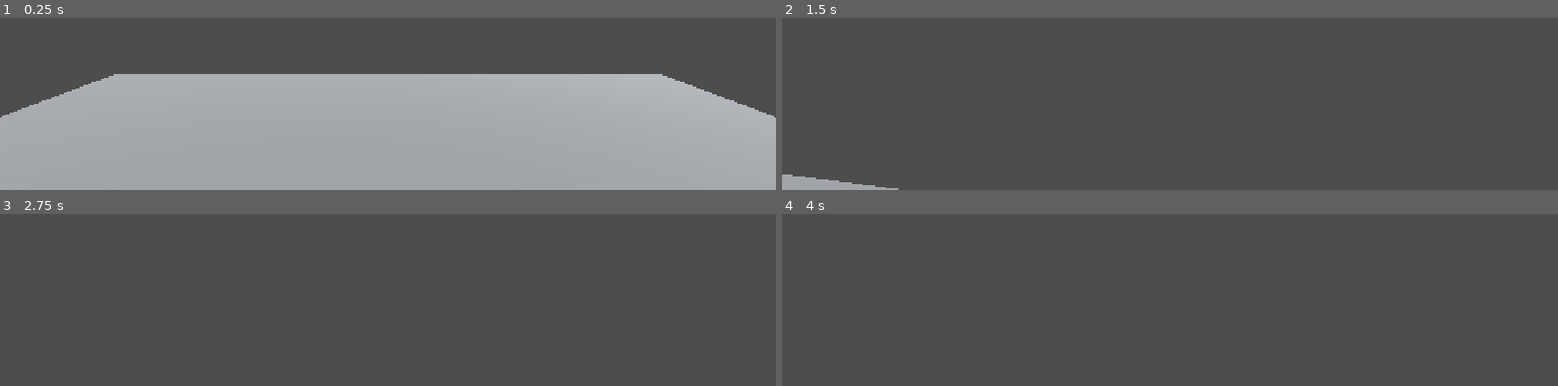
Above: before the commit, frames 1-4 (two rows, left to right).
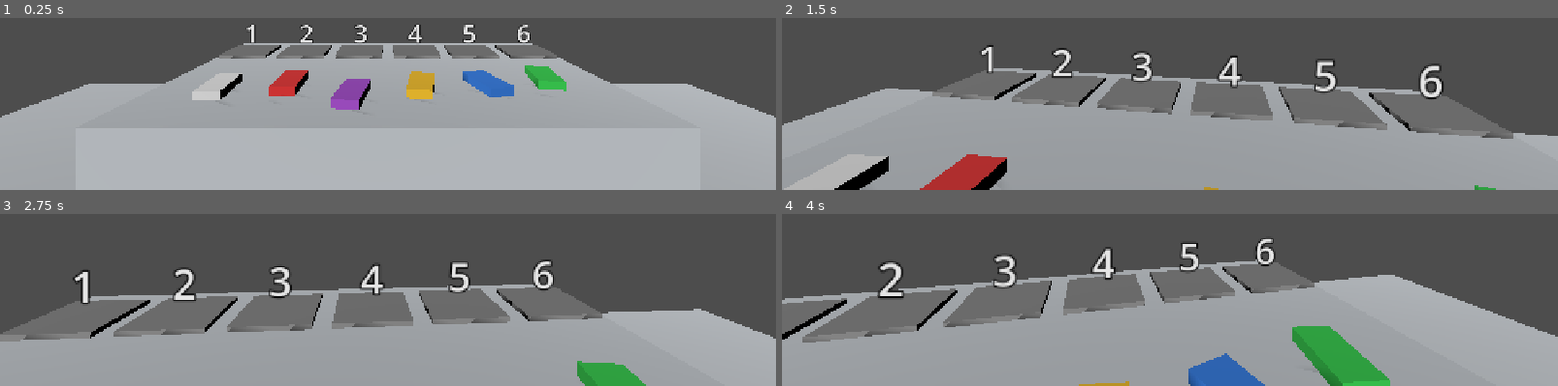
Above: after the commit, the same moments.

Repository: orangegaoyang/scrub-nurse
Game: Godot game, scene res://scenes/main.tscn
Same seed, same stepped clock (60 frames per second), same inputs: the game is played once before the commit and once after it.
Inputs (mouse positions are in pixels of both pictures, inside the frame that each line leads up to):
- Up to frame 1 (0.25 s): no input
- Up to frame 2 (1.5 s): tap Enter at 0.5 s; move the mouse to (outside the picture) at 0.52 s; press the mouse at (outside the picture) at 0.53 s; hold W (move_forward) from 0.53 s (still down); move the mouse to (outside the picture) at 1.27 s; release the mouse at (outside the picture) at 1.28 s; click (outside the picture) at 1.35 s
- Up to frame 3 (2.75 s): keep holding W (move_forward); tap Space at 2 s; move the mouse to (outside the picture) at 2.02 s; press the mouse at (outside the picture) at 2.03 s
- Up to frame 4 (4 s): keep holding W (move_forward); tap Enter at 2.75 s; move the mouse to (outside the picture) at 2.77 s; release the mouse at (outside the picture) at 2.78 s; click (outside the picture) at 2.85 s; tap Space at 3.5 s; move the mouse to (outside the picture) at 3.52 s; press the mouse at (outside the picture) at 3.53 s

The runs differ from the first frame. In frame 1, 13% of the frame differs, in the area x 11-89%, y 3-57%; in frame 2, 58%; in frame 3, 51%; in frame 4, 60%, in the area x 0-100%, y 14-100%.

Commit message:
Phase 1-2: first-person controls, instrument table, pickup/place
- Player controller: mouse look, pointer lock, WASD, interaction ray, hold point
- Instrument table with 6 slots + tray parent (spawns from procedure data)
- Instrument scene (box mesh + label) with state machine (IN_TRAY/HELD/IN_SLOT)
- TableSlot with correctness check and green/red feedback
- PickupSystem: grab from tray -> attach to hold point -> place in slot
- Prep completion auto-transitions to COUNTDOWN phase

Diff:
--- /dev/null
+++ b/scenes/instrument.tscn
@@ -0,0 +1,28 @@
+[gd_scene load_steps=4 format=3]
+
+[ext_resource type="Script" path="res://scripts/instrument.gd" id="1_inst"]
+
+[sub_resource type="BoxShape3D" id="BoxShape3D_body"]
+size = Vector3(0.12, 0.04, 0.25)
+
+[sub_resource type="BoxMesh" id="BoxMesh_body"]
+size = Vector3(0.12, 0.04, 0.25)
+
+[node name="Instrument" type="RigidBody3D"]
+collision_layer = 1
+collision_mask = 1
+script = ExtResource("1_inst")
+
+[node name="CollisionShape3D" type="CollisionShape3D" parent="."]
+shape = SubResource("BoxShape3D_body")
+
+[node name="MeshInstance3D" type="MeshInstance3D" parent="."]
+mesh = SubResource("BoxMesh_body")
+
+[node name="NameLabel" type="Label3D" parent="."]
+transform = Transform3D(1, 0, 0, 0, 1, 0, 0, 0, 1, 0, 0.1, 0)
+billboard = 1
+text = "器械"
+font_size = 40
+outline_size = 6
+modulate = Color(1, 1, 1, 1)
--- /dev/null
+++ b/scenes/instrument_table.tscn
@@ -0,0 +1,26 @@
+[gd_scene load_steps=4 format=3]
+
+[sub_resource type="BoxShape3D" id="BoxShape3D_table"]
+size = Vector3(2.4, 0.9, 1.4)
+
+[sub_resource type="BoxMesh" id="BoxMesh_table"]
+size = Vector3(2.4, 0.9, 1.4)
+
+[sub_resource type="StandardMaterial3D" id="Mat_table"]
+albedo_color = Color(0.78, 0.80, 0.82, 1)
+
+[node name="Table" type="StaticBody3D"]
+transform = Transform3D(1, 0, 0, 0, 1, 0, 0, 0, 1, 0, 0.45, -0.7)
+
+[node name="MeshInstance3D" type="MeshInstance3D" parent="."]
+mesh = SubResource("BoxMesh_table")
+material_override = SubResource("Mat_table")
+
+[node name="CollisionShape3D" type="CollisionShape3D" parent="."]
+shape = SubResource("BoxShape3D_table")
+
+[node name="SlotsParent" type="Node3D" parent="."]
+transform = Transform3D(1, 0, 0, 0, 1, 0, 0, 0, 1, 0, 0.48, -0.4)
+
+[node name="TrayParent" type="Node3D" parent="."]
+transform = Transform3D(1, 0, 0, 0, 1, 0, 0, 0, 1, 0, 0.48, 0.4)
--- a/scenes/main.tscn
+++ b/scenes/main.tscn
@@ -1,7 +1,9 @@
-[gd_scene load_steps=6 format=3]
+[gd_scene load_steps=8 format=3]
 
 [ext_resource type="Script" path="res://scripts/main.gd" id="1_main"]
 [ext_resource type="PackedScene" path="res://scenes/player.tscn" id="2_player"]
+[ext_resource type="PackedScene" path="res://scenes/instrument_table.tscn" id="3_table"]
+[ext_resource type="Script" path="res://scripts/pickup_system.gd" id="4_pickup"]
 
 [sub_resource type="BoxShape3D" id="BoxShape3D_floor"]
 size = Vector3(8, 0.2, 6)
@@ -30,5 +32,10 @@
 [node name="FloorCollision" type="CollisionShape3D" parent="Floor"]
 shape = SubResource("BoxShape3D_floor")
 
+[node name="Table" parent="." instance=ExtResource("3_table")]
+
 [node name="Player" parent="." instance=ExtResource("2_player")]
-transform = Transform3D(1, 0, 0, 0, 1, 0, 0, 0, 1, 0, 0, 1.6)
+transform = Transform3D(1, 0, 0, 0, 1, 0, 0, 0, 1, 0, 0, 1.2)
+
+[node name="PickupSystem" type="Node" parent="."]
+script = ExtResource("4_pickup")
--- a/scenes/player.tscn
+++ b/scenes/player.tscn
@@ -18,6 +18,9 @@
 fov = 70.0
 
 [node name="InteractionRay" type="RayCast3D" parent="Camera3D"]
-target_position = Vector3(0, 0, -2.5)
+target_position = Vector3(0, 0, -3.0)
 collide_with_areas = true
 collide_with_bodies = true
+
+[node name="HoldPoint" type="Marker3D" parent="Camera3D"]
+transform = Transform3D(1, 0, 0, 0, 1, 0, 0, 0, 1, 0, -0.3, -0.7)
--- /dev/null
+++ b/scenes/table_slot.tscn
@@ -0,0 +1,29 @@
+[gd_scene load_steps=4 format=3]
+
+[ext_resource type="Script" path="res://scripts/table_slot.gd" id="1_slot"]
+
+[sub_resource type="BoxShape3D" id="BoxShape3D_slot"]
+size = Vector3(0.32, 0.06, 0.32)
+
+[sub_resource type="BoxMesh" id="BoxMesh_slot"]
+size = Vector3(0.32, 0.02, 0.32)
+
+[node name="TableSlot" type="Area3D"]
+collision_layer = 2
+collision_mask = 0
+script = ExtResource("1_slot")
+
+[node name="CollisionShape3D" type="CollisionShape3D" parent="."]
+shape = SubResource("BoxShape3D_slot")
+
+[node name="Outline" type="MeshInstance3D" parent="."]
+transform = Transform3D(1, 0, 0, 0, 1, 0, 0, 0, 1, 0, -0.01, 0)
+mesh = SubResource("BoxMesh_slot")
+
+[node name="IndexLabel" type="Label3D" parent="."]
+transform = Transform3D(1, 0, 0, 0, 1, 0, 0, 0, 1, 0, 0.12, 0)
+billboard = 1
+text = "1"
+font_size = 36
+outline_size = 5
+modulate = Color(0.9, 0.9, 0.9, 1)
--- a/scripts/autoload/game_state.gd
+++ b/scripts/autoload/game_state.gd
@@ -38,6 +38,7 @@
 
 
 func start_countdown() -> void:
+	prep_completed.emit()
 	current_phase = Phase.COUNTDOWN
 
 
--- /dev/null
+++ b/scripts/instrument.gd
@@ -0,0 +1,40 @@
+class_name Instrument
+extends RigidBody3D
+## A single surgical instrument. Metadata loaded from ProcedureData.
+
+enum State { IN_TRAY, HELD, IN_SLOT }
+
+@export var instrument_id: String = ""
+var def  # ProcedureData.InstrumentDef (untyped to access inner class fields)
+var state: int = State.IN_TRAY
+
+@onready var mesh: MeshInstance3D = $MeshInstance3D
+@onready var label: Label3D = $NameLabel
+
+
+func setup(p_id: String) -> void:
+	instrument_id = p_id
+	def = ProcedureData.get_instrument(p_id)
+	if def == null:
+		push_error("Instrument: unknown id %s" % p_id)
+		return
+	var mat := StandardMaterial3D.new()
+	mat.albedo_color = def.color
+	mesh.material_override = mat
+	label.text = def.name_cn
+	label.visible = false
+	freeze = true  # no physics simulation for MVP
+
+
+func set_state(s: int) -> void:
+	state = s
+	match s:
+		State.HELD:
+			label.visible = true
+		_:
+			label.visible = false
+
+
+func show_name(v: bool) -> void:
+	if state != State.HELD:
+		label.visible = v
--- a/scripts/main.gd
+++ b/scripts/main.gd
@@ -1,16 +1,50 @@
 extends Node3D
-## Main scene: flow control (prep -> countdown -> surgery -> result) + environment.
+## Main scene: flow control + environment + spawner.
+
+const SLOT_SCENE: PackedScene = preload("res://scenes/table_slot.tscn")
+const INSTRUMENT_SCENE: PackedScene = preload("res://scenes/instrument.tscn")
+
+const SLOT_X_POSITIONS: Array[float] = [-1.0, -0.6, -0.2, 0.2, 0.6, 1.0]
 
 @onready var player: CharacterBody3D = $Player
+@onready var table: Node3D = $Table
+@onready var slots_parent: Node3D = $Table/SlotsParent
+@onready var tray_parent: Node3D = $Table/TrayParent
 
 
 func _ready() -> void:
 	GameState.reset()
-	# Connect player interaction (wiring expanded in later phases)
-	if player.has_signal("interact_pressed"):
-		player.interact_pressed.connect(_on_player_interact)
+	GameState.phase_changed.connect(_on_phase_changed)
+	_spawn_slots()
+	_spawn_tray_instruments()
 
 
-func _on_player_interact(_target: Node) -> void:
-	# Handled in later phases (pickup / place / pass).
-	pass
+func _spawn_slots() -> void:
+	for i in range(SLOT_X_POSITIONS.size()):
+		var slot: Area3D = SLOT_SCENE.instantiate()
+		slot.slot_index = i
+		slots_parent.add_child(slot)
+		slot.position = Vector3(SLOT_X_POSITIONS[i], 0, 0)
+
+
+func _spawn_tray_instruments() -> void:
+	var ids: Array = ProcedureData.demand_sequence.duplicate()
+	ids.shuffle()
+	var xs: Array[float] = [-0.8, -0.48, -0.16, 0.16, 0.48, 0.8]
+	xs.shuffle()
+	for i in range(ids.size()):
+		var inst: RigidBody3D = INSTRUMENT_SCENE.instantiate()
+		tray_parent.add_child(inst)
+		inst.setup(ids[i])
+		inst.position = Vector3(xs[i], 0.03, randf_range(-0.12, 0.12))
+		inst.rotation_degrees.y = randf_range(-25.0, 25.0)
+
+
+func _on_phase_changed(new_phase: int) -> void:
+	match new_phase:
+		GameState.Phase.COUNTDOWN:
+			print("Prep complete -> countdown (surgery not implemented yet)")
+		GameState.Phase.SURGERY:
+			print("Surgery started")
+		GameState.Phase.RESULT:
+			print("Result")
--- /dev/null
+++ b/scripts/pickup_system.gd
@@ -0,0 +1,50 @@
+extends Node
+## Pickup system (prep phase): grab instruments from tray, place into correct slots.
+
+var player: CharacterBody3D
+var hold_point: Node3D
+var held_instrument: Instrument = null
+
+
+func _ready() -> void:
+	player = get_parent().get_node("Player")
+	hold_point = player.get_node("Camera3D/HoldPoint")
+	player.interact_pressed.connect(_on_interact)
+
+
+func _on_interact(target: Node) -> void:
+	if GameState.current_phase != GameState.Phase.PREP:
+		return
+	if held_instrument == null:
+		if target is Instrument and (target as Instrument).state == Instrument.State.IN_TRAY:
+			_pick_up(target as Instrument)
+	else:
+		if target is TableSlot and not (target as TableSlot).occupied:
+			_place_in_slot(target as TableSlot)
+
+
+func _pick_up(inst: Instrument) -> void:
+	held_instrument = inst
+	inst.set_state(Instrument.State.HELD)
+	inst.reparent(hold_point)
+	inst.transform = Transform3D.IDENTITY
+	inst.rotation_degrees.x = 15.0
+
+
+func _place_in_slot(slot: TableSlot) -> void:
+	var inst: Instrument = held_instrument
+	if slot.can_accept(inst):
+		held_instrument = null
+		inst.set_state(Instrument.State.IN_SLOT)
+		inst.reparent(slot)
+		inst.transform = Transform3D.IDENTITY
+		inst.position = Vector3(0, 0.04, 0)
+		slot.occupied = true
+		slot.current_instrument = inst
+		slot.set_feedback(true)
+		GameState.prep_correct += 1
+		GameState.score_updated.emit()
+		if GameState.prep_correct >= ProcedureData.demand_sequence.size():
+			GameState.start_countdown()
+	else:
+		slot.set_feedback(false)
--- /dev/null
+++ b/scripts/table_slot.gd
@@ -0,0 +1,30 @@
+class_name TableSlot
+extends Area3D
+## A slot on the instrument table. Accepts the instrument whose slot_index matches.
+
+@export var slot_index: int = 0
+var occupied: bool = false
+var current_instrument: Instrument = null
+
+@onready var outline: MeshInstance3D = $Outline
+@onready var index_label: Label3D = $IndexLabel
+
+
+func _ready() -> void:
+	index_label.text = str(slot_index + 1)
+
+
+func can_accept(inst: Instrument) -> bool:
+	return inst.def != null and inst.def.slot_index == slot_index
+
+
+func set_feedback(correct: bool) -> void:
+	var mat := StandardMaterial3D.new()
+	if correct:
+		mat.albedo_color = Color(0.2, 0.9, 0.3, 0.6)
+		outline.material_override = mat
+	else:
+		mat.albedo_color = Color(0.9, 0.2, 0.2, 0.6)
+		outline.material_override = mat
+		await get_tree().create_timer(0.3).timeout
+		outline.material_override = null
Not shown, added: scripts/instrument.gd.uid
Not shown, added: scripts/pickup_system.gd.uid
Not shown, added: scripts/table_slot.gd.uid
Not shown, changed: todo.md
